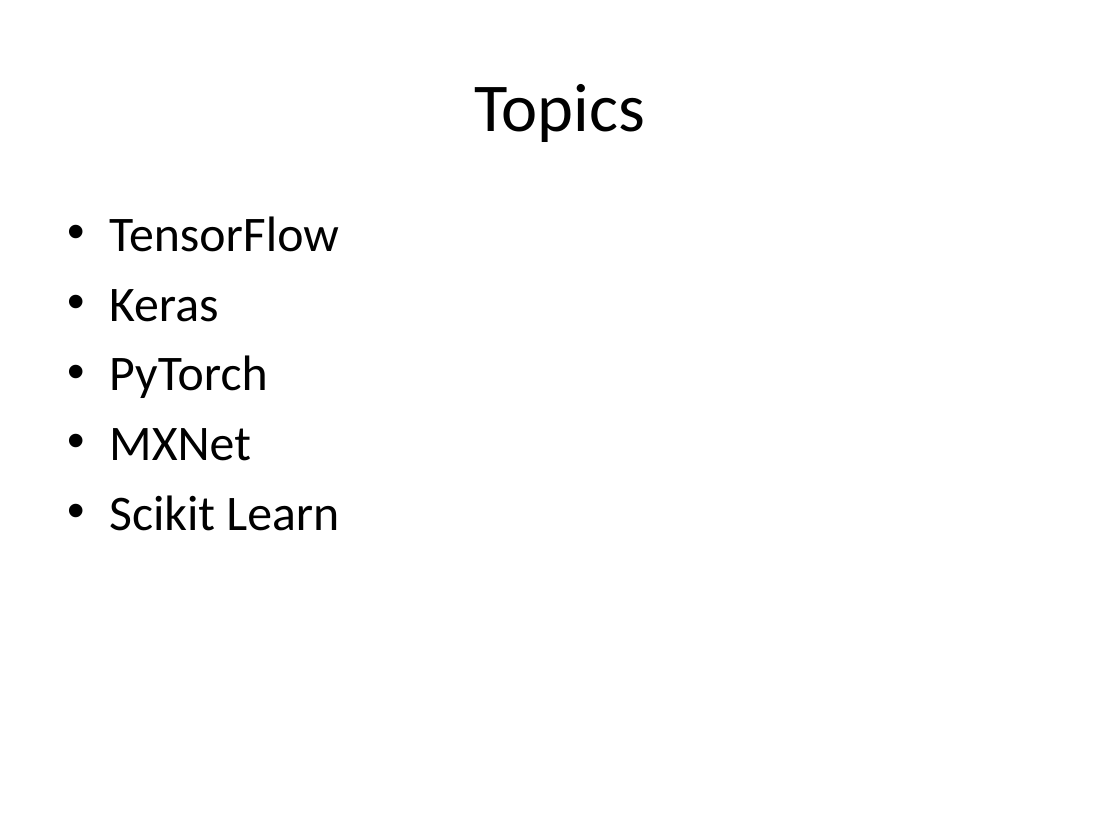
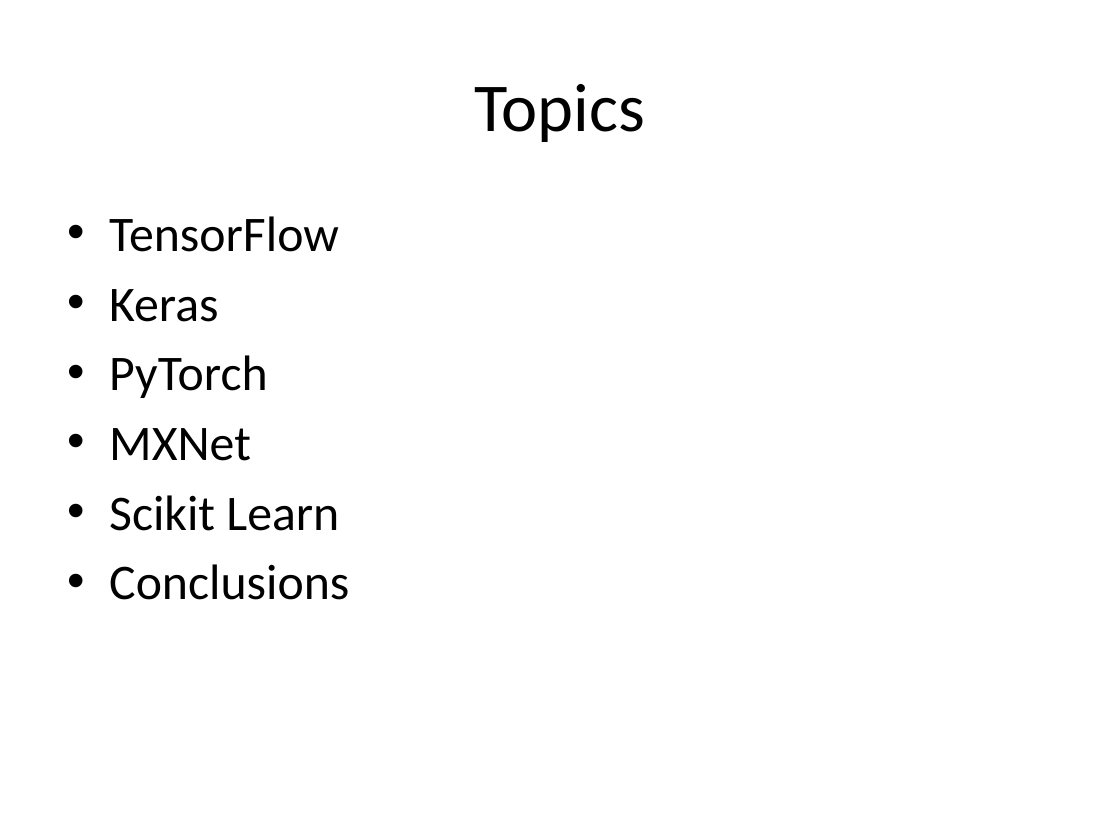
Before and after one commit to look4pritam/ArtificialIntelligence, a slide deck: slide 2 of Introduction/MachineLearningFrameworks.pptx. Drawn at 1120x840 pixels with LibreOffice and Linux fonts; fonts in the diff are those of the drawing. Boxes give left, top, right and bottom in pixels: in the first picture for what was removed or moved away, otherwise in the second. Text is boxed around its words. In the diff, an @@ line names an element or a change of style, - is before the commit and + after.

```diff
--- a/Introduction/MachineLearningFrameworks.pptx
+++ b/Introduction/MachineLearningFrameworks.pptx
@@ text at (109, 564, 349, 600): paragraph added @@
+• Conclusions
```
Also in this commit, not shown: 1 other slide changed, 1 slide added.
